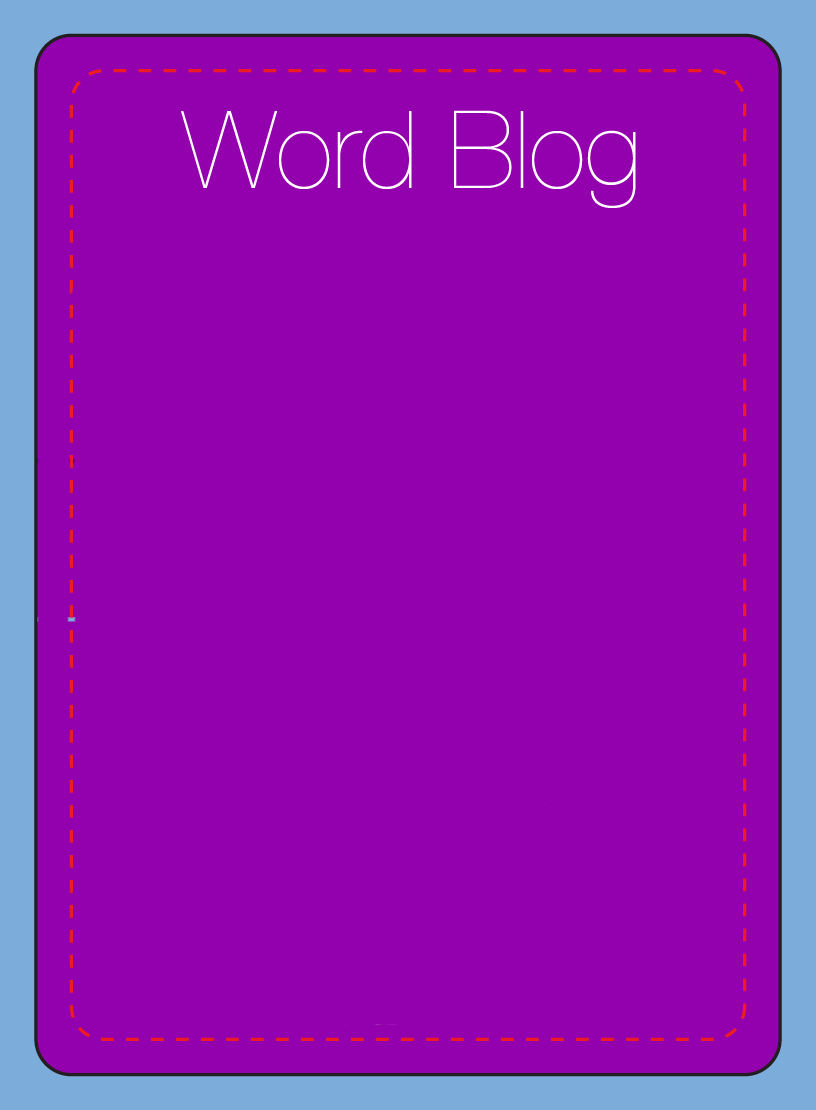
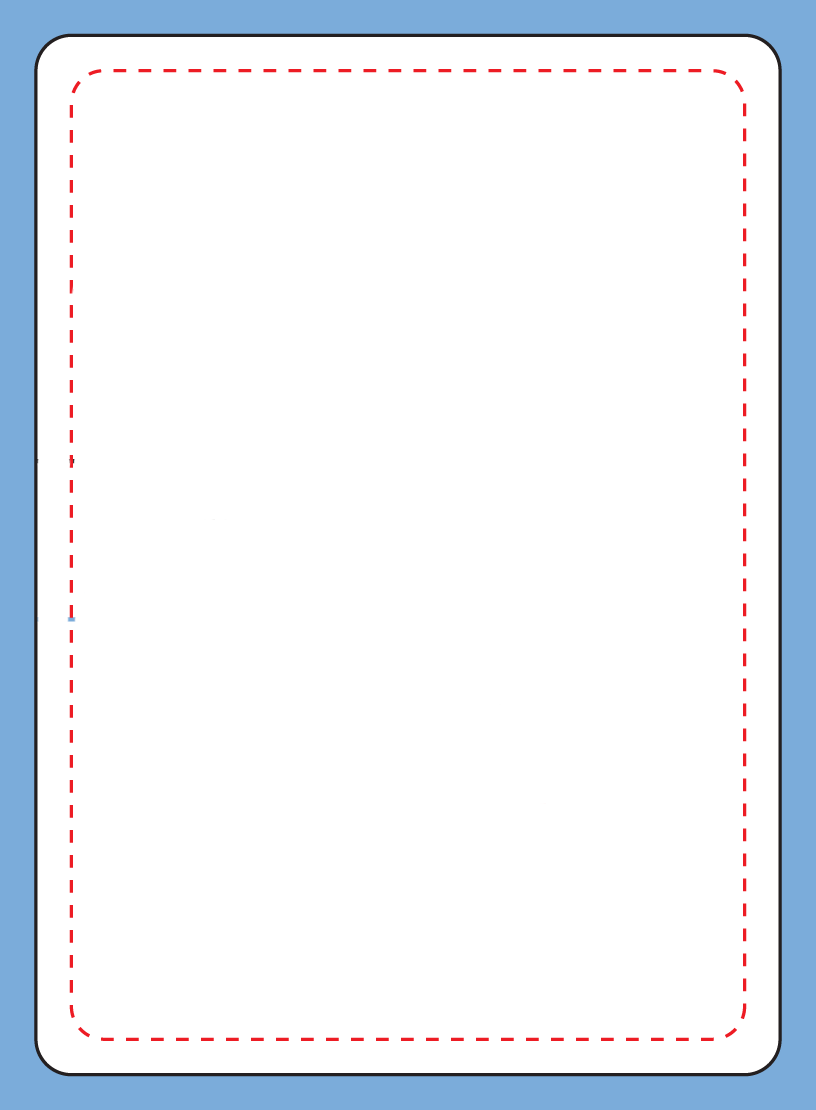
Revision of a layered 816 x 1110 image; what changed, layer by layer:
hid group "Applications" (18 layers) over [36, 37, 779, 1073]
hid group "Word Blog" (1st of 2, in "Applications") (2 layers) over [36, 37, 779, 1073]
